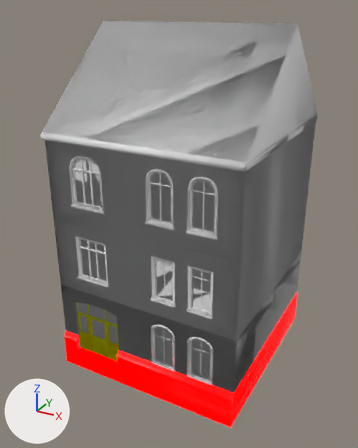
One commit to the Blender file rnc_source_files/Apartments/Variant1/Straight9/rnc_apt_v1_s9_c1_f3.blend: the scene before it, then after it.
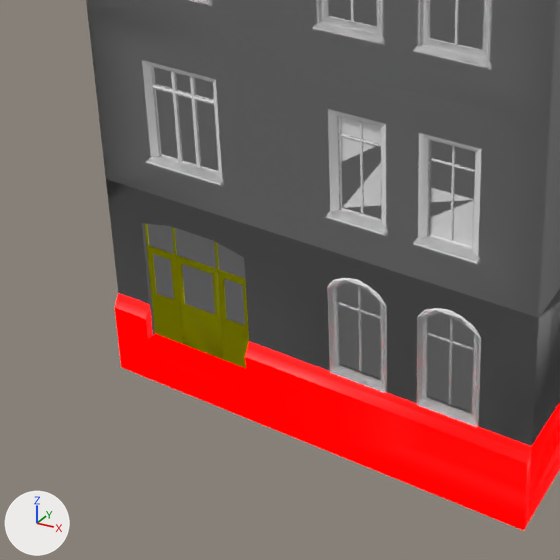
Each version is shown whole from a 50 mm lens placed at (10.28, -19.72, 15.6), pointed at (-0.23, -0.63, 6.05), then close up on the part from 5% to 69% of the width and 47% to 98% of the height. Every picture has the same lights, and +X, +Y and +Z are marked at lower left.

In view in the first close-up: '1_Frame_Ground-Floor', '1_Upper-Floors', '2_Door_Ground-Floor', '2_Frame_Ground-Floor', '2_Upper-Floors', '3_Frame_Ground-Floor', '3_Upper-Floors', '3_Upper-Window-C1', '3_Upper-Window-C2', '3_WindowsBroken_Door-1'.
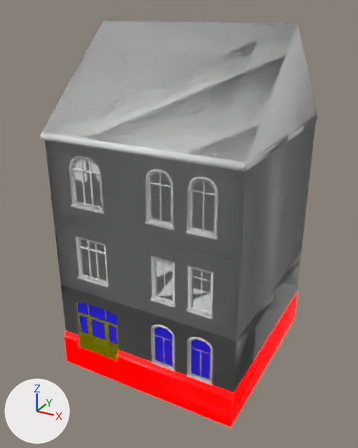
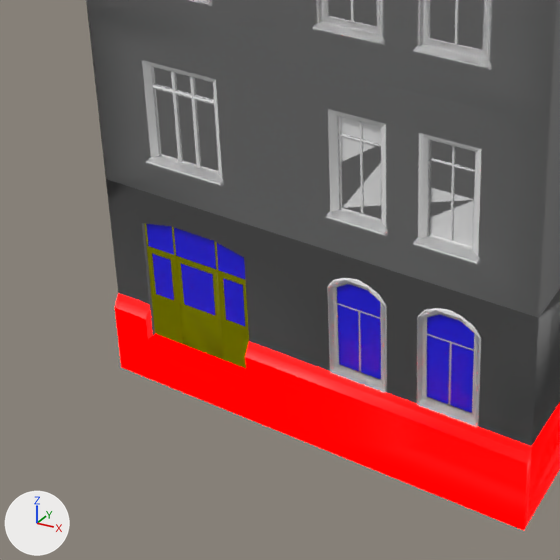
The change in detail:
Object 'FireGeo_Windows_Ground-Floor' (ob_firegeo_windows_ground_floor) is now shown.

Where the change shows, as pixel boxes (x1, y1, x2, y2) in the close-ups (560 x 560 px):
'FireGeo_Windows_Ground-Floor', shown (blue): after (146, 224, 474, 413)
'3_WindowsBroken_Door-1', unchanged, covered by the edit: before (147, 224, 474, 412)
